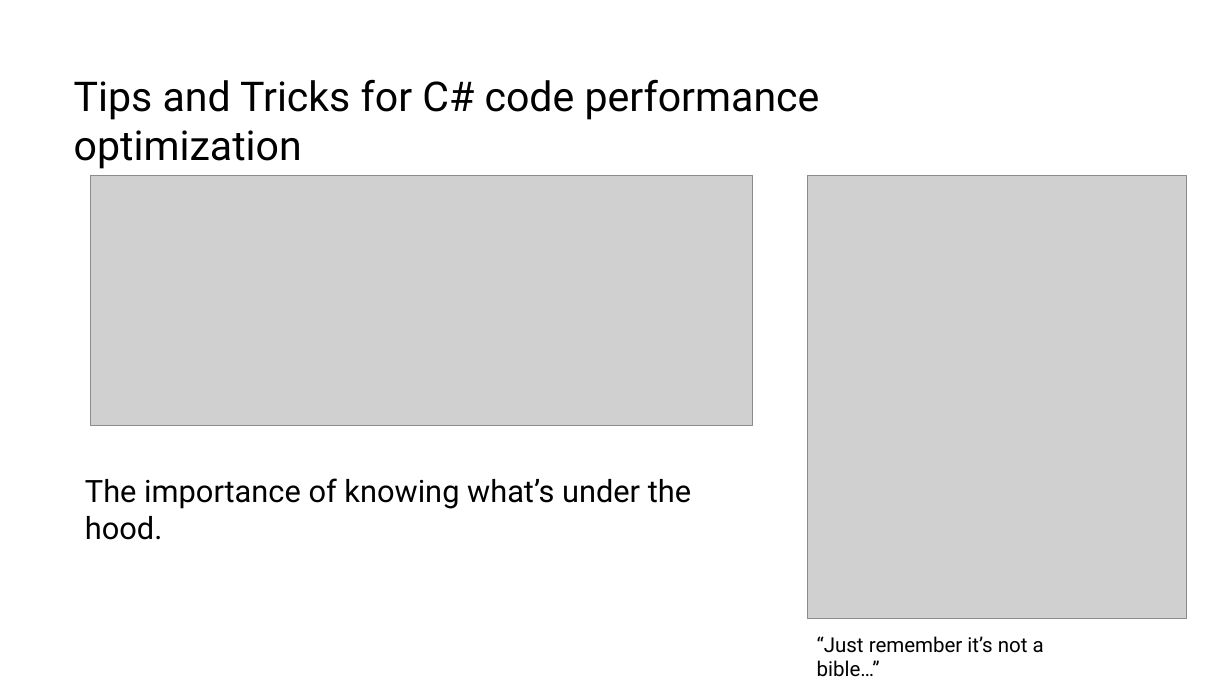
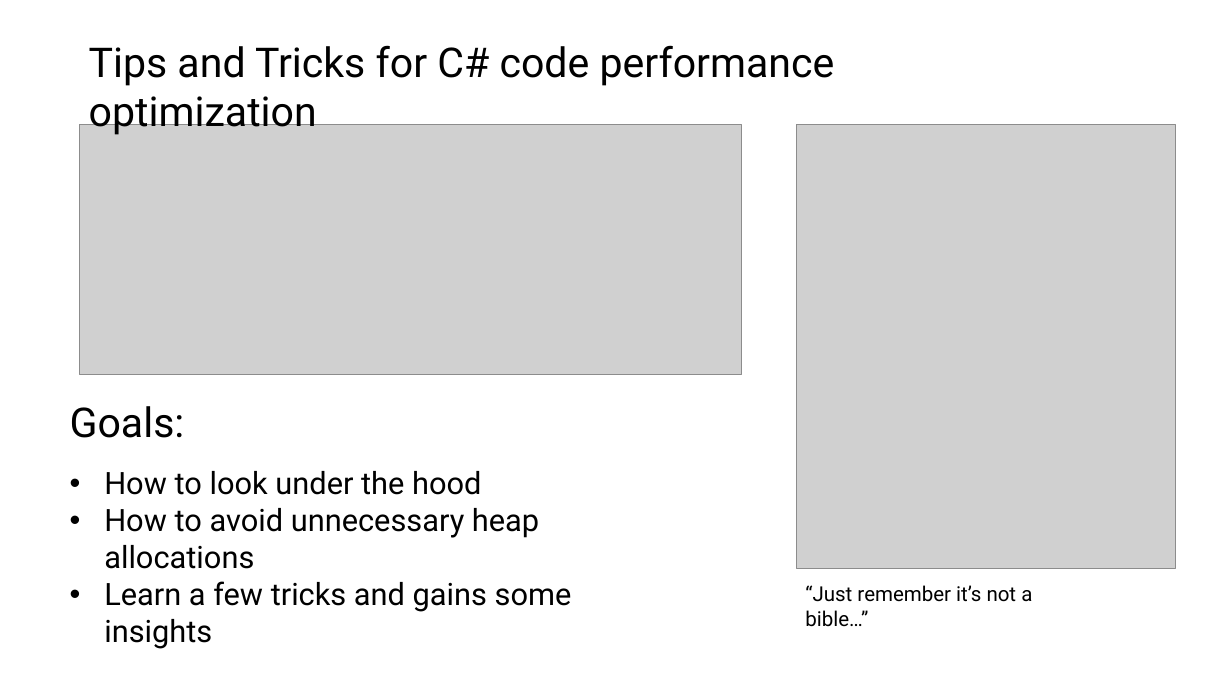
Before and after one commit to jeanhibbert/PerfDemo, a slide deck: slide 1 of PerfDemo.pptx. Drawn at 1232x693 pixels with LibreOffice and Linux fonts; fonts in the diff are those of the drawing; grey boxes stand for pictures. Boxes give left, top, right and bottom in pixels: in the first picture for what was removed or moved away, otherwise in the second. Text is boxed around its words. In the diff, an @@ line names an element or a change of style, - is before the commit and + after.

```diff
--- a/PerfDemo.pptx
+++ b/PerfDemo.pptx
@@ text "Tips and Tricks for C# ...": place and size @@
-text "Tips and Tricks for C# ..." at box(74, 79, 820, 169)
+text "Tips and Tricks for C# ..." at box(89, 45, 835, 137)
@@ text added at box(70, 406, 185, 438), 32 pt, text #000000 @@
+Goals:
@@ text at box(104, 471, 572, 612): text changed @@
-The importance of knowing what’s under the hood.
+• How to look under the hood
+• How to avoid unnecessary heap allocations
+• Learn a few tricks and gains some insights
@@ 2 pictures, 1 text: place and size @@
-2 pictures, 1 text at box(91, 176, 1188, 677)
+2 pictures, 1 text at box(79, 125, 1177, 627)
```
Also in this commit, not shown: 5 other slides changed, 1 slide added, 2 slides removed, 16 other files.
